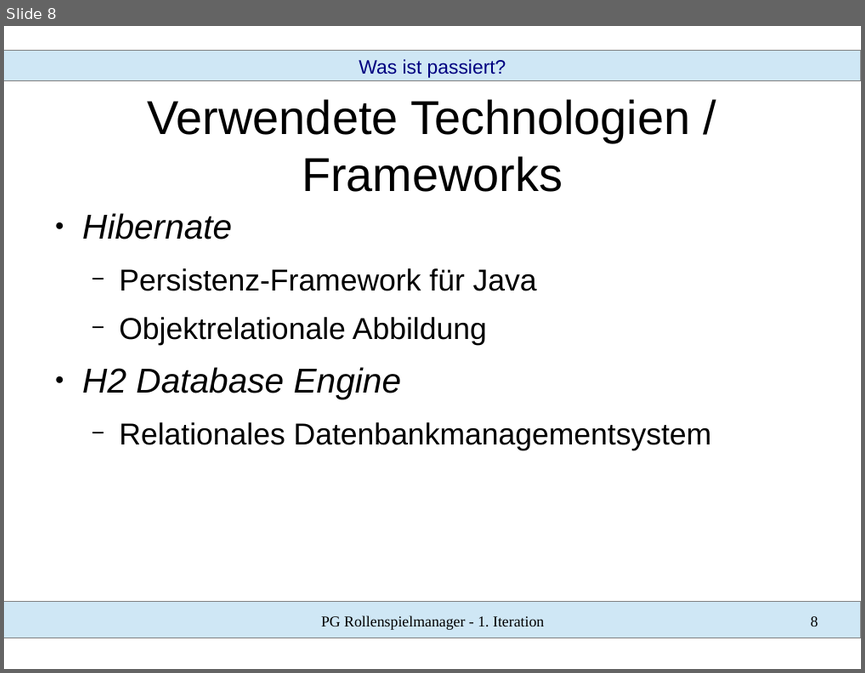
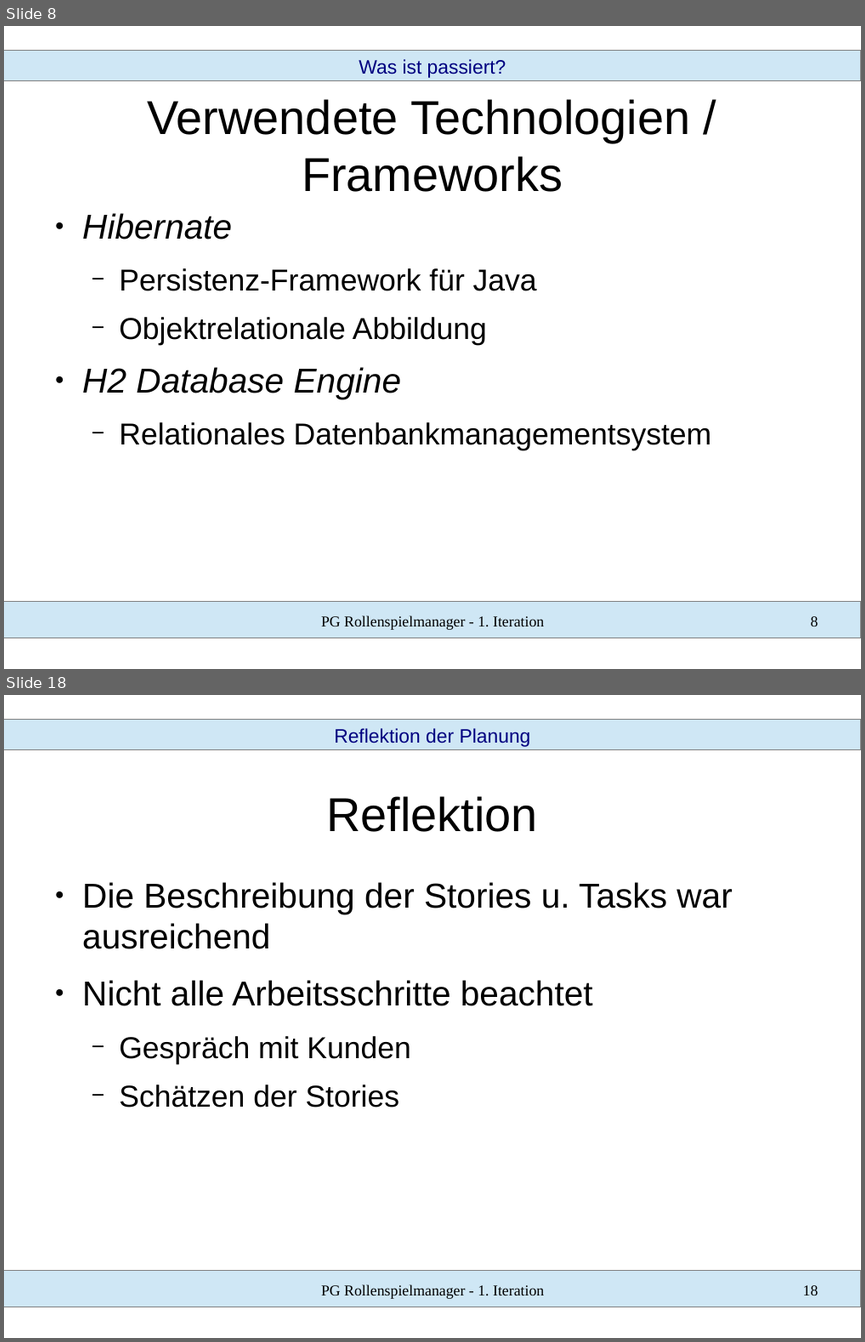
Before and after one commit to SWT-Projektgruppe-2015/Rollenspielmanager, a slide deck: Dokumente/01 Iteration/vortrag.odp. Shown one above the other, each under a label of ours: slide 8 before the commit, slides 8 and 18 after it; the slides between them are not shown. The pictures are 865x673 and 865x1342 pixels, drawn with LibreOffice and Linux fonts; fonts in the diff are those of the drawing. Boxes give left, top, right and bottom in pixels: in the first picture for what was removed or moved away, otherwise in the second. Text is boxed around its words. In the diff, an @@ line names an element or a change of style, - is before the commit and + after.

```diff
--- a/Dokumente/01 Iteration/vortrag.odp
+++ b/Dokumente/01 Iteration/vortrag.odp
@@ slide 18 added at (x1=4, y1=695, x2=861, y2=1338), background #FFFFFF; not listed: 2 template elements that a slide beside it also shows @@
@@ text added at (x1=334, y1=728, x2=531, y2=747), 18 pt, text #000080 @@
+Reflektion der Planung
@@ title added at (x1=327, y1=796, x2=538, y2=832), 44 pt, text #000000 @@
+Reflektion
@@ text added at (x1=82, y1=882, x2=732, y2=1107), 32 pt, text #000000 @@
+● Die Beschreibung der Stories u. Tasks war ausreichend
+● Nicht alle Arbeitsschritte beachtet
+  − Gespräch mit Kunden
+  − Schätzen der Stories
@@ text added at (x1=321, y1=1284, x2=544, y2=1299), 14 pt, text #000000 @@
+PG Rollenspielmanager - 1. Iteration
@@ page number added at (x1=803, y1=1285, x2=818, y2=1295), 14 pt, text #000000 @@
+18
```
Also in this commit, not shown: 5 slides changed, 11 other slides added, 1 slide removed, 4 other files.
